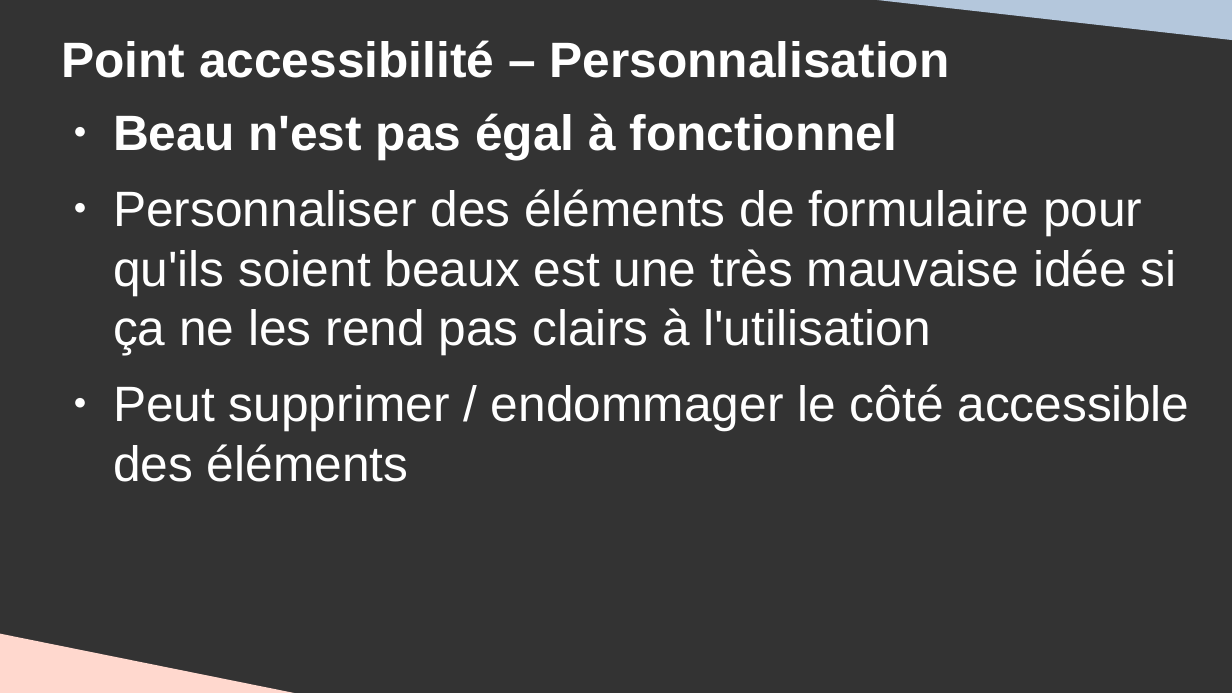
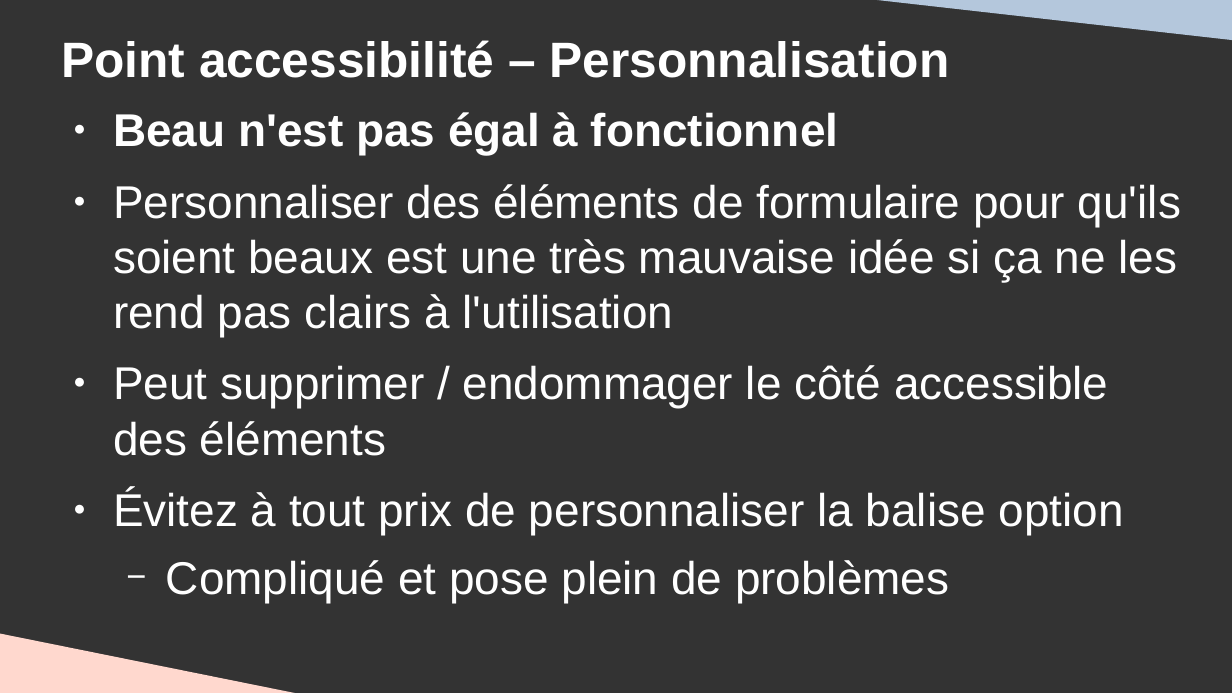
Before and after one commit to DanYellow/cours, a slide deck: slide 63 of integration-web-s1/travaux-pratiques/numero-2/presentation.odp (slide 62 before the commit). Drawn at 1232x693 pixels with LibreOffice and Linux fonts; fonts in the diff are those of the drawing. Boxes give left, top, right and bottom in pixels: in the first picture for what was removed or moved away, otherwise in the second. Text is boxed around its words. In the diff, an @@ line names an element or a change of style, - is before the commit and + after.

```diff
--- a/integration-web-s1/travaux-pratiques/numero-2/presentation.odp
+++ b/integration-web-s1/travaux-pratiques/numero-2/presentation.odp
@@ text at <box>113,112,1181,456</box>: size 32 to 29.6 pt in "Beau n'est pas égal à fonctionnel", "Personnaliser des éléments de formulaire pour qu'ils ...", "Peut supprimer / endommager le côté accessible ..." @@
@@ text at <box>113,490,1124,603</box>: paragraphs added @@
+● Évitez à tout prix de personnaliser la balise option
+  − Compliqué et pose plein de problèmes
```
Also in this commit, not shown: 27 other slides changed, 1 slide added, 1 other file.
